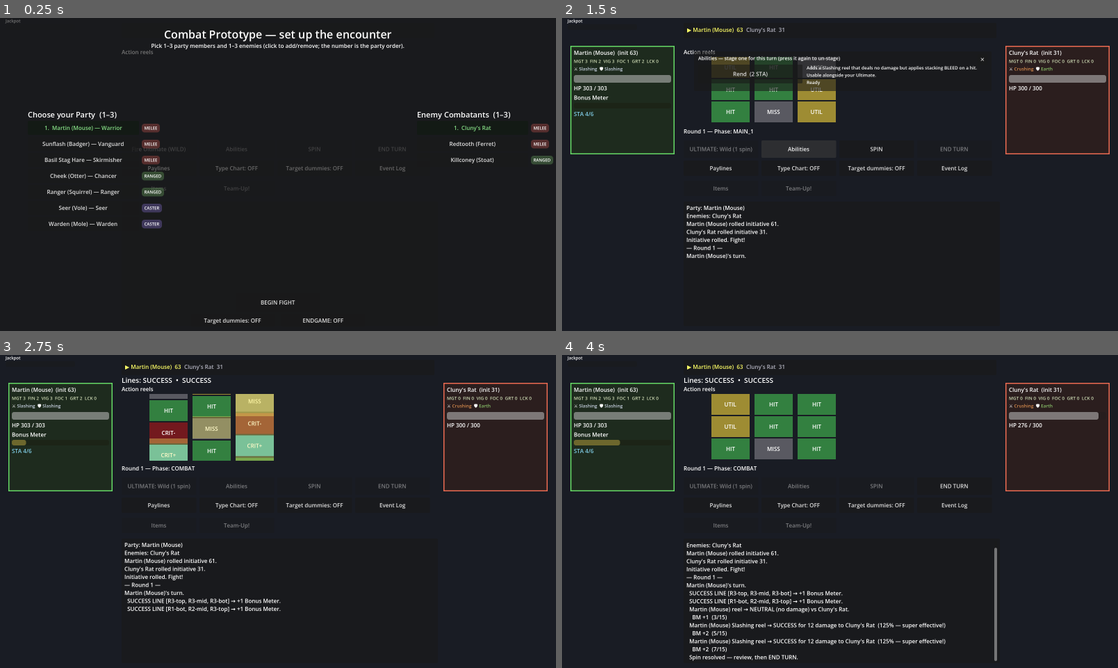
Above: before the commit, frames 1-4 (two rows, left to right).
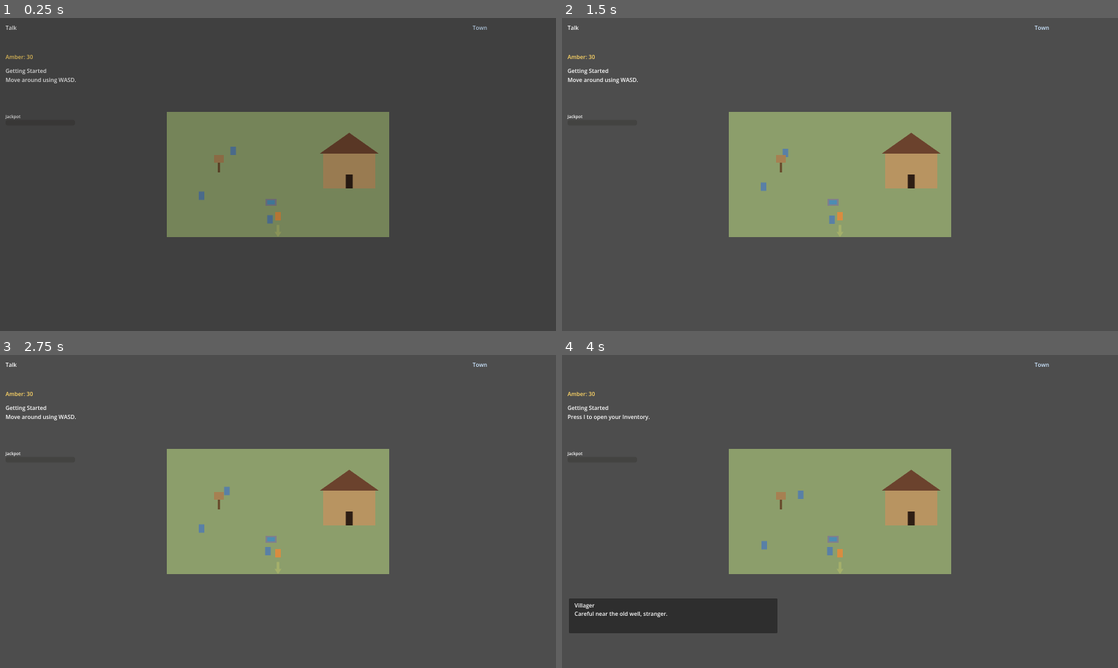
Above: after the commit, the same moments.

Repository: djkipyaboy/bunnies
Game: Godot game, scene res://world/town_demo.tscn
Same seed, same stepped clock (60 frames per second), same inputs: the game is played once before the commit and once after it. Before the commit the project starts from res://combat/combat.tscn.
Inputs (mouse positions are in pixels of both pictures, inside the frame that each line leads up to):
- Up to frame 1 (0.25 s): no input
- Up to frame 2 (1.5 s): click (840, 302) at 0.5 s, where only the run before the commit has a clickable "BEGIN FIGHT"; click (801, 149) at 1.25 s, where only the run before the commit has a clickable "Abilities"
- Up to frame 3 (2.75 s): click (316, 486) at 2 s, where only the run before the commit has a clickable "SPIN"
- Up to frame 4 (4 s): move the mouse to (962, 495) at 2.77 s; hold D (move_right) 2.78-3.5 s; hold E (interact) 2.78-3.5 s; click (962, 495) at 2.92 s; tap I (toggle_inventory) at 3.5 s; drag from (728, 527) to (812, 574) at 3.52 s

The runs differ from the first frame. In frame 1, 99% of the frame differs, in the area x 0-100%, y 0-100%; in frame 2, 99%; in frame 3, 99%; in frame 4, 95%.

Commit message:
fix(config): boot into town_demo, not the standalone combat demo
An exported build previously landed on combat.tscn with no route back to
town_demo, so the tutorial's auto-start (quest-popups-and-tutorial-wiring)
could never fire on a fresh launch. town_demo.gd already seeds a fresh
party via InventoryDemoSetup.seed_demo_party() when no CombatHandoff state
exists, and the full Town<->Overworld<->Dungeon<->Combat loop is reachable
from there, so this costs no playtest coverage. Locked in by a new
regression test asserting main_scene.

Diff:
--- a/project.godot
+++ b/project.godot
@@ -11,7 +11,7 @@
 [application]
 
 config/name="Bunnies"
-run/main_scene="res://combat/combat.tscn"
+run/main_scene="res://world/town_demo.tscn"
 config/features=PackedStringArray("4.6", "Forward Plus")
 
 [autoload]
--- /dev/null
+++ b/tests/test_main_scene_is_town_demo.gd
@@ -0,0 +1,18 @@
+extends SceneTree
+
+## Headless test locking in the project's boot scene (2026-08-10): an exported build must land in
+## town_demo.tscn, not combat.tscn, or a fresh export never reaches the tutorial's auto-start
+## (flagged by the quest-popups-and-tutorial-wiring final review — town_demo already has its own
+## fresh-boot party-seed fallback via InventoryDemoSetup.seed_demo_party() for exactly this case).
+
+var _failures: int = 0
+func _check(c: bool, l: String) -> void:
+	if c: print("  ok: ", l)
+	else: _failures += 1; push_error("FAIL: " + l); print("  FAIL: ", l)
+
+func _initialize() -> void:
+	var main_scene: String = ProjectSettings.get_setting("application/run/main_scene", "")
+	_check(main_scene == "res://world/town_demo.tscn", "main_scene is town_demo.tscn (got: %s)" % main_scene)
+
+	print(("MAIN SCENE IS TOWN DEMO TEST PASSED" if _failures == 0 else "MAIN SCENE IS TOWN DEMO TEST FAILED: %d" % _failures))
+	quit(_failures)
Not shown, added: tests/test_main_scene_is_town_demo.gd.uid
Not shown, changed: HANDOFF.md
